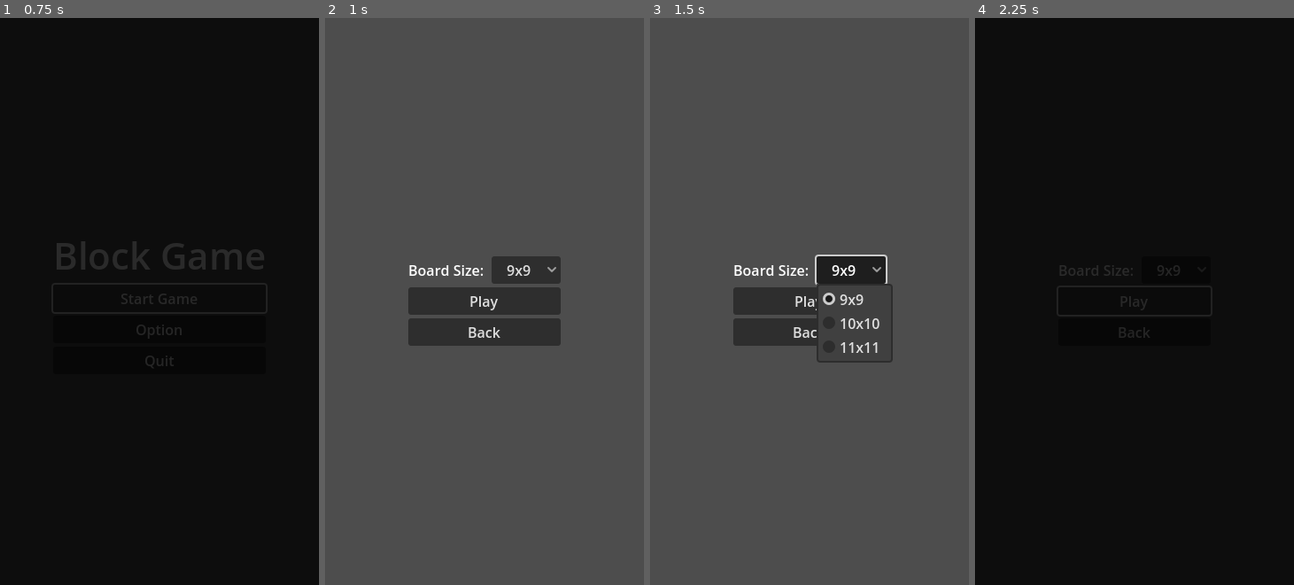
Above: before the commit, frames 1-4 (left to right).
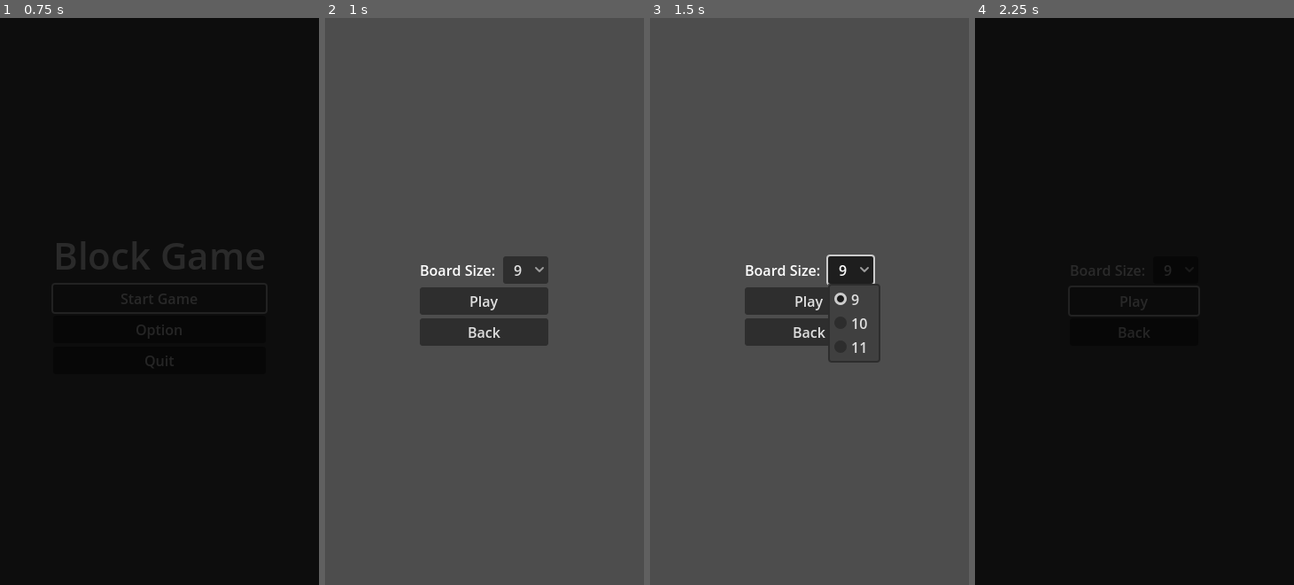
Above: after the commit, the same moments.

Repository: Ozymandias1/blockgame
Game: Godot game, scene res://Scenes/00_RootScene.tscn
Same seed, same stepped clock (60 frames per second), same inputs: the game is played once before the commit and once after it.
Inputs:
- Up to frame 1 (0.75 s): click "Start Game" at 0.5 s
- Up to frame 2 (1 s): no input
- Up to frame 3 (1.5 s): click "9x9" (after the commit: "9") at 1.25 s
- Up to frame 4 (2.25 s): click "Play" at 2 s

Frame 1 is identical in both runs. In frame 2, 1.5% of the frame differs, in the area x 26-74%, y 42-58%; in frame 3, 1.8%, in the area x 26-77%, y 41-61%; in frame 4, 0.1%.

Commit message:
Revert "보드판 크기 선택 옵션 텍스트 수정"
This reverts commit 54d2aca5bd0e45308a62a05f776403c5bcf6d906.

Diff:
--- a/Scenes/02_SetGameCondition.tscn
+++ b/Scenes/02_SetGameCondition.tscn
@@ -26,11 +26,11 @@
 alignment = 1
 item_count = 3
 selected = 0
-popup/item_0/text = "9x9"
+popup/item_0/text = "9"
 popup/item_0/id = 0
-popup/item_1/text = "10x10"
+popup/item_1/text = "10"
 popup/item_1/id = 1
-popup/item_2/text = "11x11"
+popup/item_2/text = "11"
 popup/item_2/id = 2
 
 [node name="HBox_Block_Set" type="HBoxContainer" parent="VBoxContainer"]
